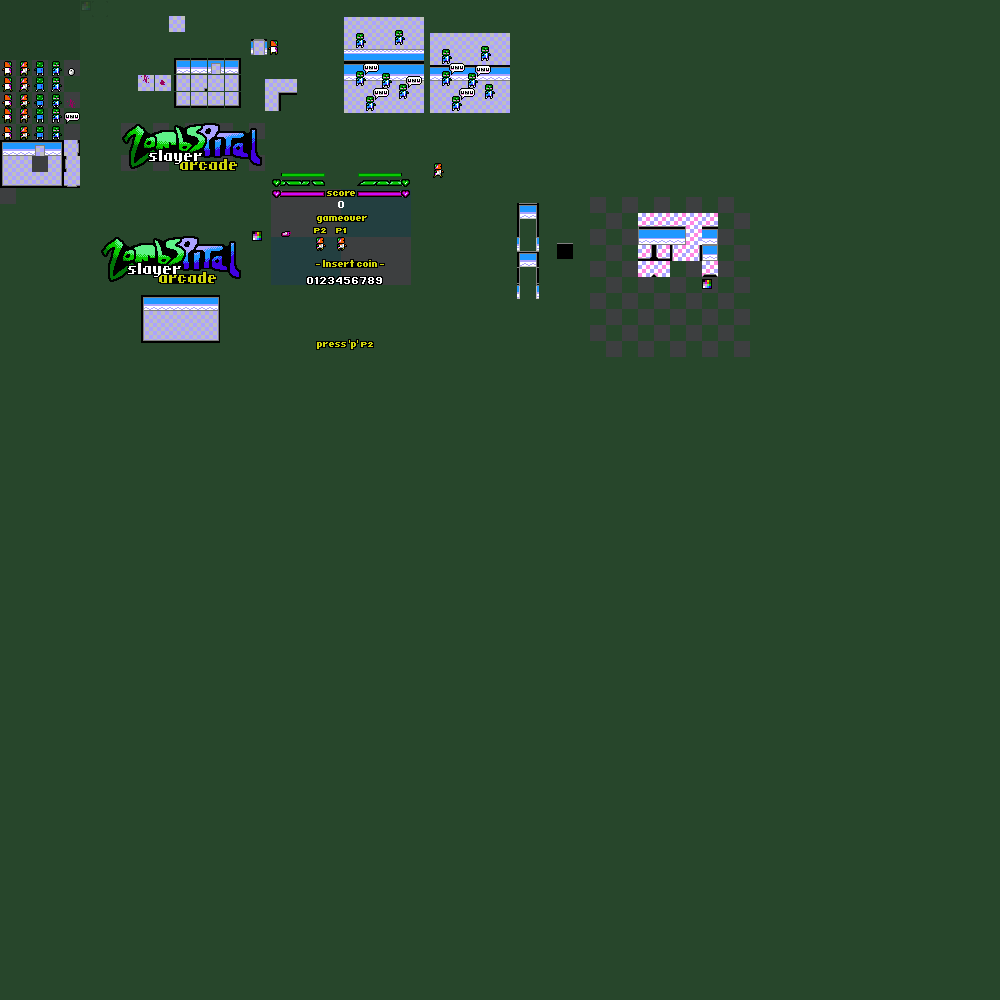
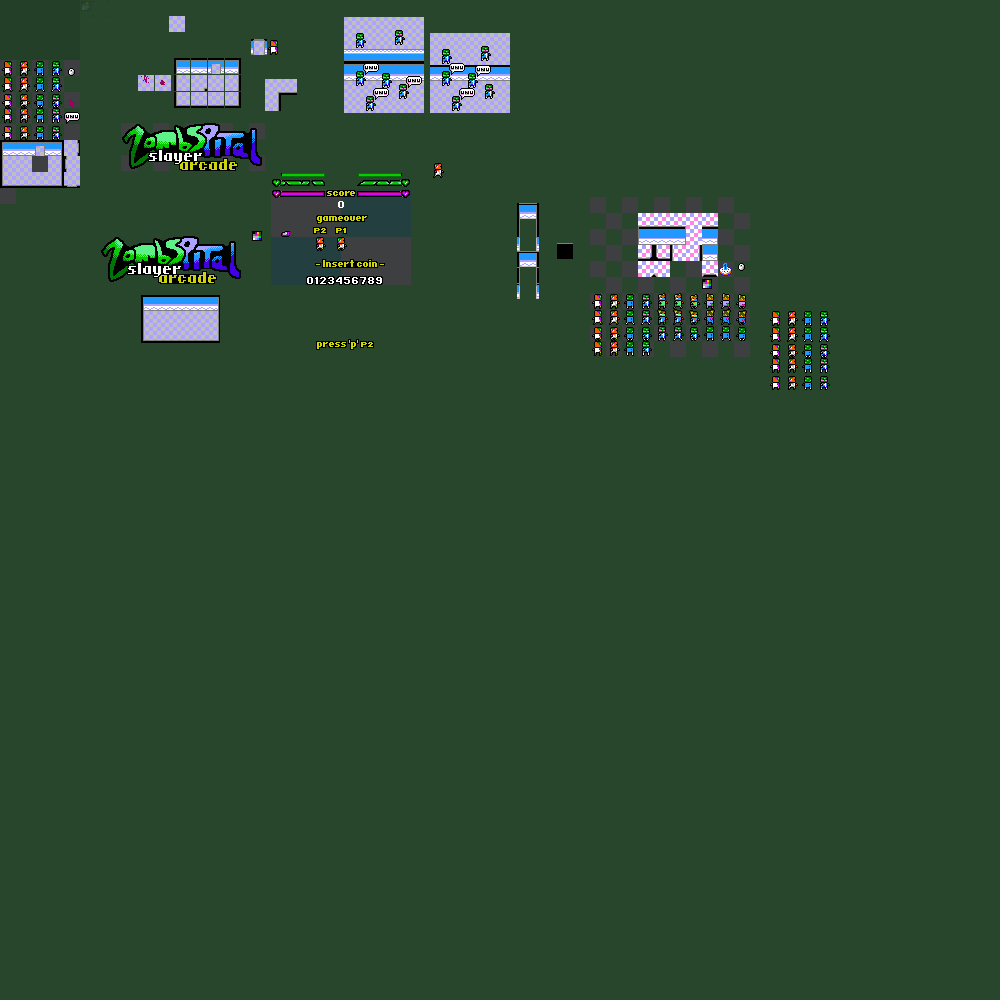
Before/after of a 1000 × 1000 layered artwork. What changed in the layer stack:
painted on "hazard_mask #1" over [592, 263, 830, 390]
